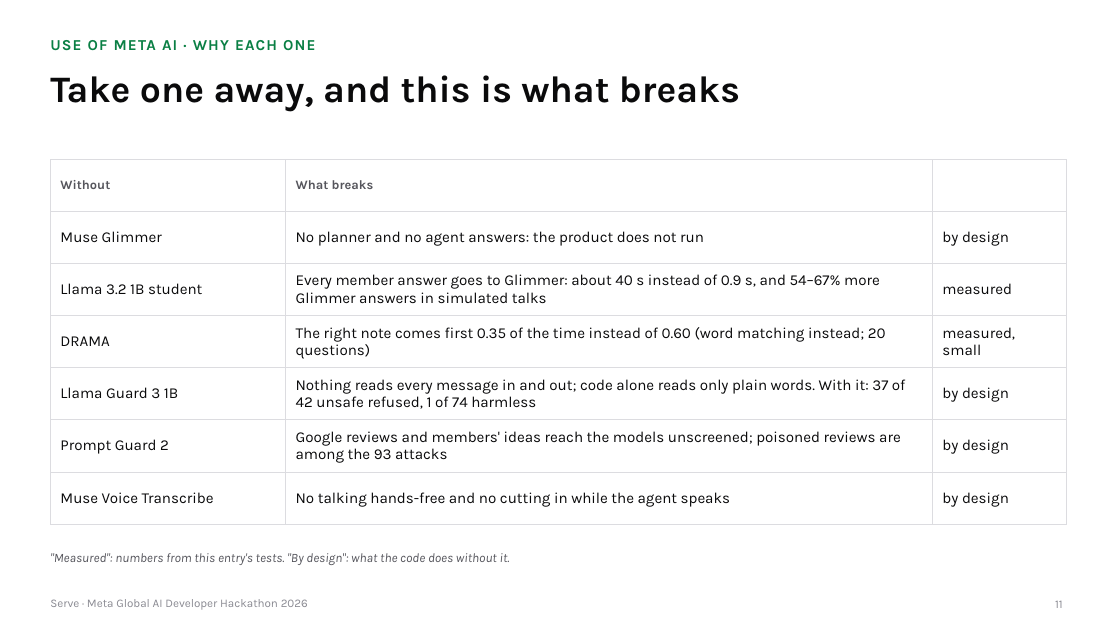
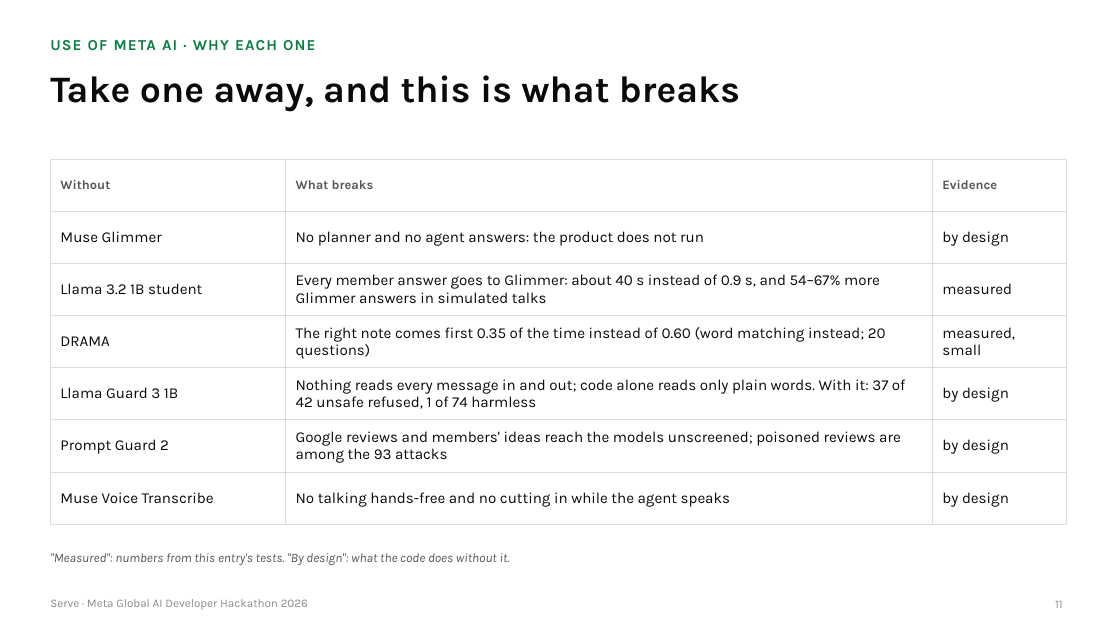
Before and after one commit to gino6178/serve-meta-hackathon, a slide deck: slide 11 of video/deck/Serve_Meta_deck.pptx. Drawn at 1120x630 pixels with LibreOffice and Linux fonts; fonts in the diff are those of the drawing. Boxes give left, top, right and bottom in pixels: in the first picture for what was removed or moved away, otherwise in the second. Text is boxed around its words. In the diff, an @@ line names an element or a change of style, - is before the commit and + after.

```diff
--- a/video/deck/Serve_Meta_deck.pptx
+++ b/video/deck/Serve_Meta_deck.pptx
@@ table at box(50, 160, 1067, 511) @@
-row 1, column 3: 
+row 1, column 3: Evidence
```
Also in this commit, not shown: 10 other slides changed, 26 other files.
